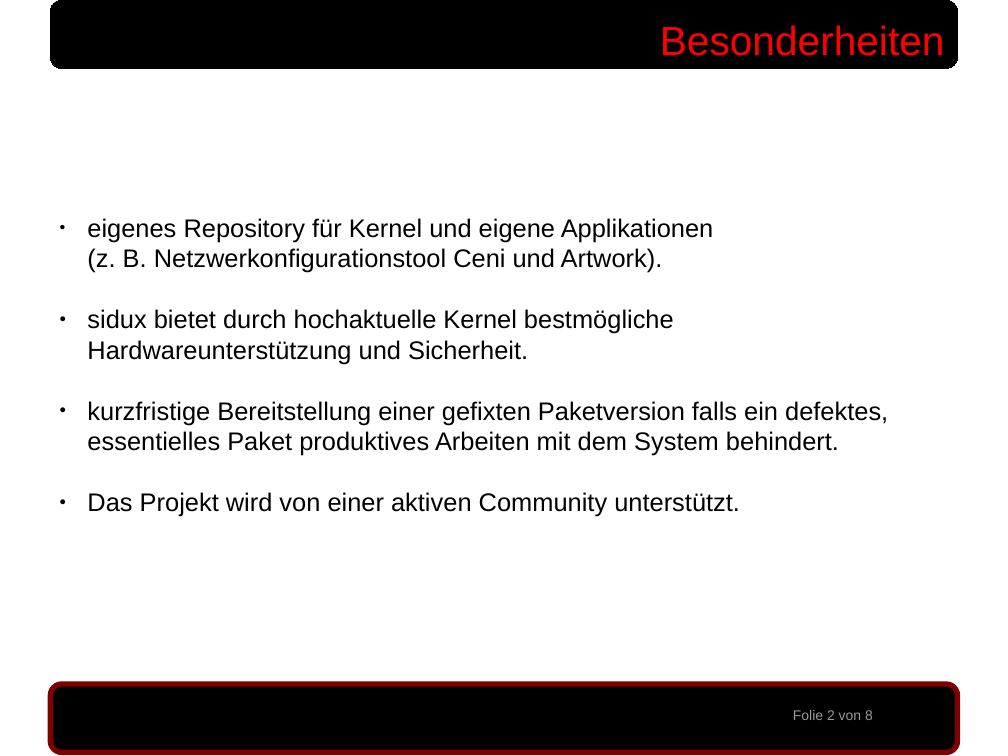
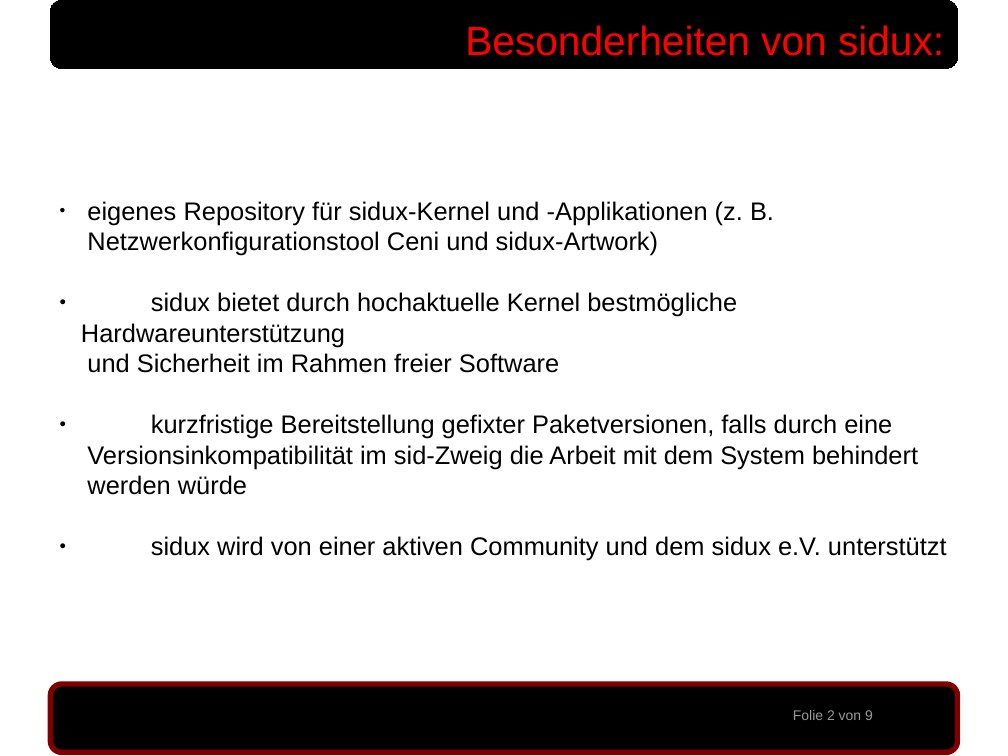
Before and after one commit to sidux-ev/praesentation, a slide deck: slide 2 of bin/sigint2010_koeln.odp. Drawn at 1008x756 pixels with LibreOffice and Linux fonts; fonts in the diff are those of the drawing; background and template pictures are left out. Boxes give left, top, right and bottom in pixels: in the first picture for what was removed or moved away, otherwise in the second. Text is boxed around its words. In the diff, an @@ line names an element or a change of style, - is before the commit and + after.

```diff
--- a/bin/sigint2010_koeln.odp
+++ b/bin/sigint2010_koeln.odp
@@ text at (x1=465, y1=25, x2=944, y2=56): text changed @@
-Besonderheiten
+Besonderheiten von sidux:
@@ text at (x1=81, y1=201, x2=947, y2=561): text changed @@
-● eigenes Repository für Kernel und eigene Applikationen
-(z. B. Netzwerkonfigurationstool Ceni und Artwork).
-● sidux bietet durch hochaktuelle Kernel bestmögliche
-Hardwareunterstützung und Sicherheit.
-● kurzfristige Bereitstellung einer gefixten Paketversion falls ein defektes,
-essentielles Paket produktives Arbeiten mit dem System behindert.
-● Das Projekt wird von einer aktiven Community unterstützt.
+● eigenes Repository für sidux-Kernel und -Applikationen (z. B.
+  Netzwerkonfigurationstool Ceni und sidux-Artwork)
+● sidux bietet durch hochaktuelle Kernel bestmögliche Hardwareunterstützung
+  und Sicherheit im Rahmen freier Software
+● kurzfristige Bereitstellung gefixter Paketversionen, falls durch eine
+  Versionsinkompatibilität im sid-Zweig die Arbeit mit dem System behindert
+  werden würde
+● sidux wird von einer aktiven Community und dem sidux e.V. unterstützt
@@ text at (x1=793, y1=710, x2=873, y2=720): text changed @@
-Folie 2 von 8
+Folie 2 von 9
```
Also in this commit, not shown: 7 other slides changed, 1 slide added, 2 other files.
